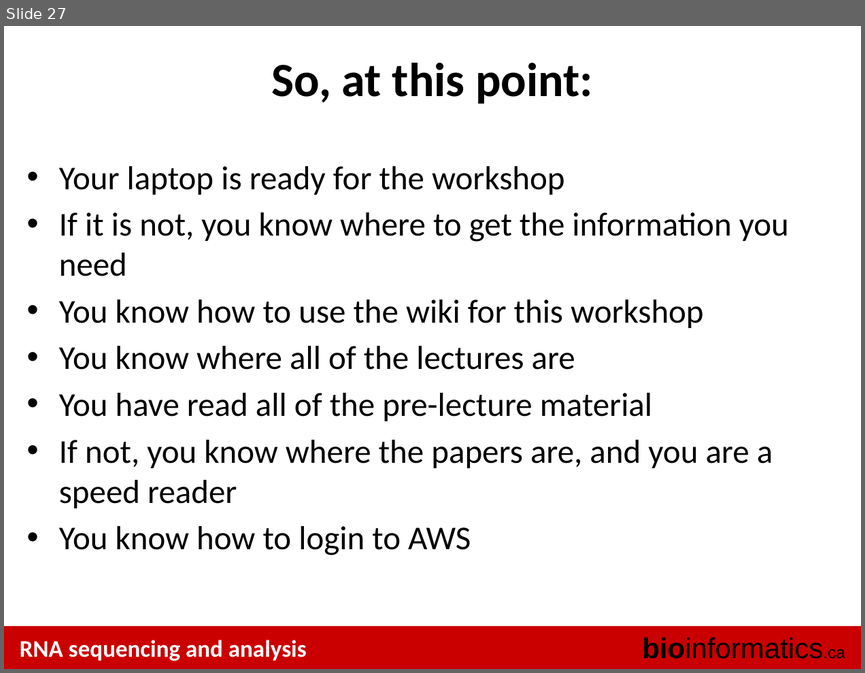
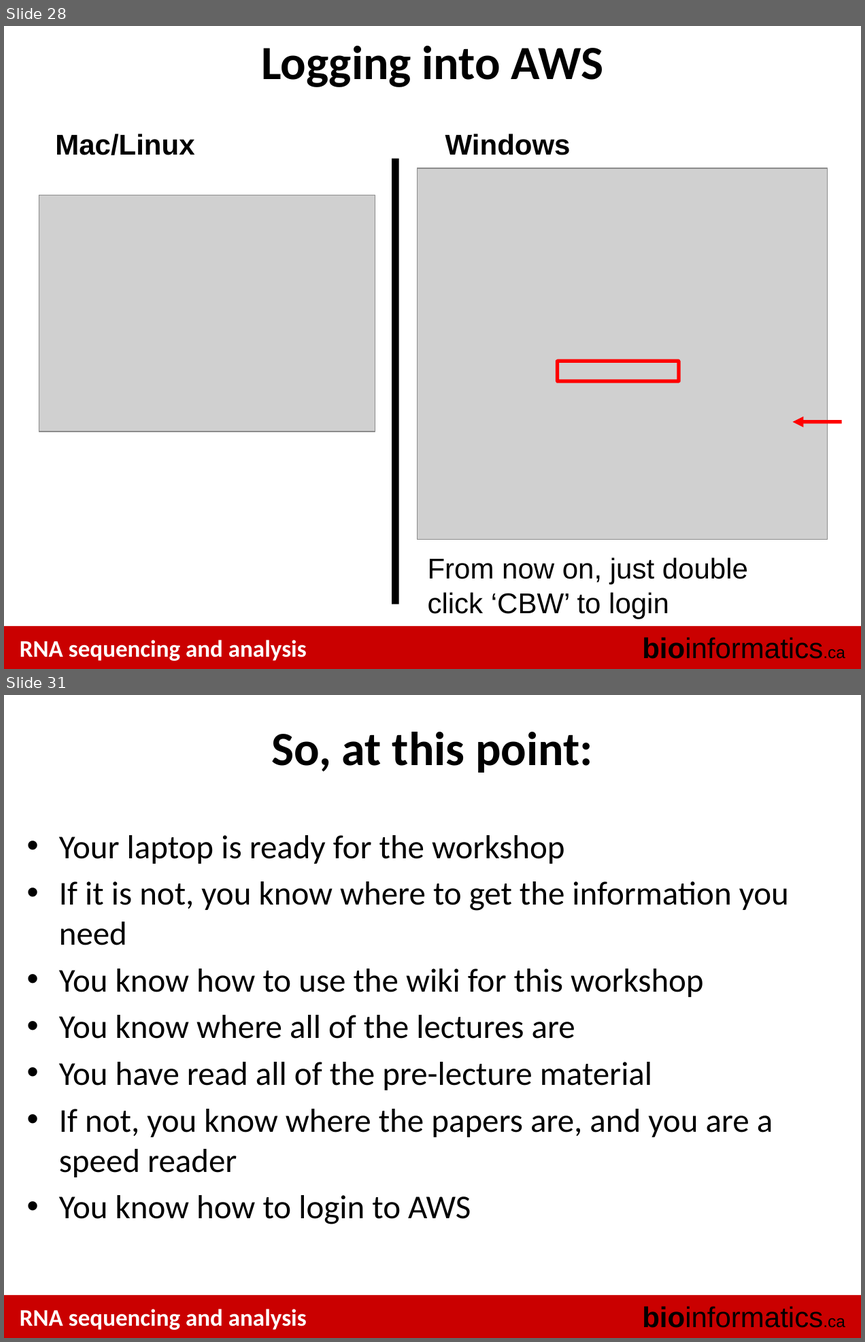
Before and after one commit to griffithlab/rnaseq_tutorial_wiki, a slide deck: LectureFiles/cbw/2015/RNASeq_Module0_AmazonPreTutorial.pptx. Shown one above the other, each under a label of ours: slide 27 before the commit, slides 28 and 31 after it; the slides between them are not shown. The pictures are 865x673 and 865x1342 pixels, drawn with LibreOffice and Linux fonts; fonts in the diff are those of the drawing; grey boxes stand for pictures. Boxes give left, top, right and bottom in pixels: in the first picture for what was removed or moved away, otherwise in the second. Text is boxed around its words. In the diff, an @@ line names an element or a change of style, - is before the commit and + after.

Commit message:
updated aws login instructions in module 0 slides

```diff
--- a/LectureFiles/cbw/2015/RNASeq_Module0_AmazonPreTutorial.pptx
+++ b/LectureFiles/cbw/2015/RNASeq_Module0_AmazonPreTutorial.pptx
@@ slide 28 added at <box>4,26,861,669</box>, background #FFFFFF; not listed: 3 template elements that a slide beside it also shows @@
@@ title added at <box>261,46,604,87</box>, 40 pt, text #000000, bold @@
+Logging into AWS
@@ text added at <box>55,133,194,155</box>, 24 pt, text #000000, bold @@
+Mac/Linux
@@ text added at <box>445,133,570,155</box>, 24 pt, text #000000, bold @@
+Windows
@@ line added from (396, 159) to (396, 603), #000000 6.01 pt @@
@@ picture added at <box>417,168,827,539</box> @@
@@ picture added at <box>39,195,375,431</box> @@
@@ rounded rectangle added at <box>558,361,679,382</box>, outline #FF0000 3 pt @@
@@ arrow added from (841, 422) to (792, 422), #FF0000 3 pt @@
@@ text added at <box>428,557,748,618</box>, 24 pt, text #000000 @@
+From now on, just double click ‘CBW’ to login
@@ what was slide 27 is now slide 31 @@
```
Also in this commit, not shown: 6 slides changed, 6 other slides added, 3 slides removed.
